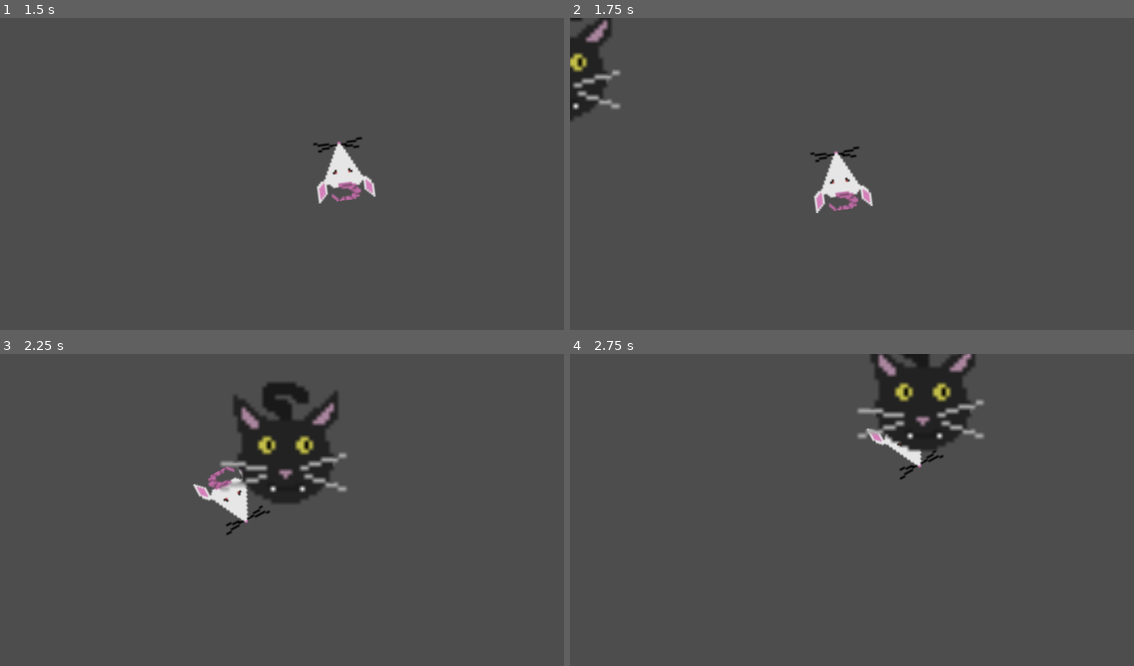
Above: before the commit, frames 1-4 (two rows, left to right).
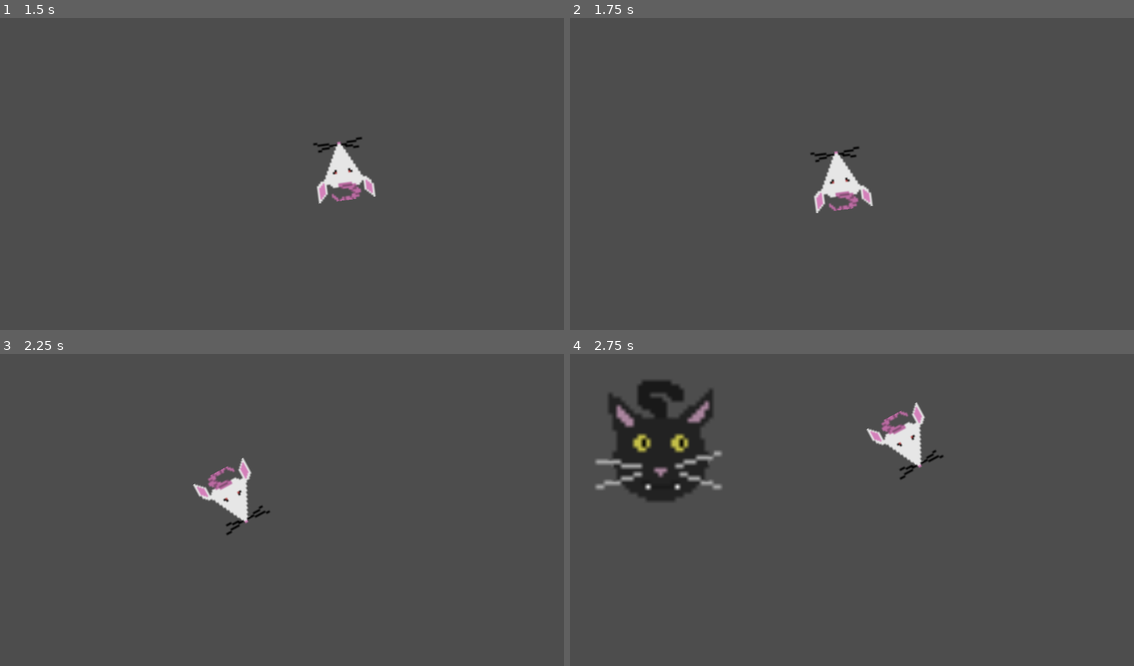
Above: after the commit, the same moments.

Repository: hg-game-dev/DodgeGame1
Game: Godot game, scene res://node_2d.tscn
The game is run twice, just before and just after one commit, with the same random seed, the same clock (stepped at 60 frames per second) and the same inputs.
Inputs (mouse positions are in pixels of both pictures, inside the frame that each line leads up to):
- Up to frame 1 (1.5 s): tap Enter at 0.5 s; move the mouse to (406, 161) at 0.52 s; press the mouse at (406, 161) at 0.53 s; move the mouse to (169, 192) at 1.27 s; release the mouse at (169, 192) at 1.28 s; click (169, 192) at 1.35 s
- Up to frame 2 (1.75 s): no input
- Up to frame 3 (2.25 s): move the mouse to (338, 441) at 2.02 s; press the mouse at (338, 441) at 2.03 s
- Up to frame 4 (2.75 s): no input

Frame 1 is identical in both runs. In frame 2, 1.6% of the frame differs, in the area x 0-10%, y 0-33%; in frame 3, 4.9%; in frame 4, 9.2%, in the area x 4-74%, y 0-48%.

Commit message:
Cheese Tokens added

Diff:
--- a/area_2d.gd
+++ b/area_2d.gd
@@ -1,71 +1,12 @@
 extends Area2D
 
-@export var rush_speed = 1500
-@export var retreat_speed := 350
-@export var min_delay := 1
-@export var max_delay := 3
-@export var safe_margin := 32
-@export var offscreen_margin := 120
-
-var delay_left := 0.0
-var state := 0
-var destination:= Vector2.ZERO
-var retreat_point := Vector2.ZERO
+@export var value := 1
 
 func _ready():
-
 	body_entered.connect(_on_body_entered)
-	monitoring = true
-	monitorable = true
-	delay_left = randf_range(min_delay,max_delay)
-	state = 0
-
-func _process(delta):
-	if state == 0:
-		delay_left -= delta
-		if delay_left <= 0.0:
-			destination = _random_onscreen_world_point()
-			state = 1
-
-	elif state == 1:
-		global_position = global_position.move_toward(destination, rush_speed * delta)
-		if global_position.distance_to(destination) <= 2:
-			retreat_point = _random_offscreen_world_point()
-			state = 2
-
-	elif state == 2:
-		global_position = global_position.move_toward(retreat_point, retreat_speed * delta)
-		if global_position.distance_to(retreat_point) <= 2.0:
-			delay_left = randf_range(min_delay,max_delay)
-			state = 0
-
-func _random_onscreen_world_point() -> Vector2:
-	var vp := get_viewport()
-	var r := vp.get_visible_rect()
-
-	var x := r.position.x + safe_margin + randf_range(0.0, r.size.x - safe_margin * 2)
-	var y := r.position.y + safe_margin + randf_range(0.0, r.size.y - safe_margin * 2)
-
-	return vp.get_canvas_transform().affine_inverse() * Vector2(x, y)
-
-func _random_offscreen_world_point() -> Vector2:
-	var vp := get_viewport()
-	var r := vp.get_visible_rect()
-
-	var left := r.position.x - offscreen_margin
-	var right := r.position.x + r.size.x + offscreen_margin
-	var top := r.position.y - offscreen_margin
-	var bottom := r.position.y + r.size.y + offscreen_margin
-
-	var p: Vector2
-	match randi() % 4:
-		0: p = Vector2(randf_range(left, right), top)
-		1: p = Vector2(randf_range(left, right), bottom)
-		2: p = Vector2(left, randf_range(top, bottom))
-		_: p = Vector2(right, randf_range(top, bottom))
-
-	return vp.get_canvas_transform().affine_inverse() * p
 
 func _on_body_entered(body):
 	if body.is_in_group("player"):
-		print("Caught!")
+		if body.has_method("add_tokens"):
+			body.add_tokens(value)
+		queue_free()
--- a/character_body_2d.gd
+++ b/character_body_2d.gd
@@ -3,6 +3,15 @@
 @export var speed = 600
 
 var target = position
+var tokens := 0
+
+func add_tokens(amount):
+	tokens += amount
+	print("Tokens:", tokens)
+
+func lose_tokens(amount):
+	tokens = max(tokens - amount, 0)
+	print("Tokens:", tokens)
 
 func _input(event):
 	if event.is_action_pressed(&"click"):
--- a/enemy.gd
+++ b/enemy.gd
@@ -68,4 +68,6 @@
 
 func _on_body_entered(body):
 	if body.is_in_group("player"):
+		if body.has_method("lose_tokens"):
+			body.lose_tokens(3)
 		print("Caught!")
--- a/node_2d.tscn
+++ b/node_2d.tscn
@@ -1,9 +1,11 @@
 [gd_scene format=3 uid="uid://dbbahygaarj06"]
 
 [ext_resource type="Script" uid="uid://cg8oicq4erbjo" path="res://character_body_2d.gd" id="2_0hol4"]
-[ext_resource type="Script" uid="uid://bqp8we72namh5" path="res://area_2d.gd" id="3_0hol4"]
+[ext_resource type="Script" uid="uid://dol84i7gdf7ns" path="res://enemy.gd" id="3_0hol4"]
 [ext_resource type="Texture2D" uid="uid://c2ejthfucpqpm" path="res://mouse.png" id="3_epypp"]
 [ext_resource type="Texture2D" uid="uid://bmcmmbg8hsgs2" path="res://cat_1.png" id="4_0hol4"]
+[ext_resource type="Script" uid="uid://duuc70rfke0ms" path="res://token.tscn.gd" id="5_kdubu"]
+[ext_resource type="Texture2D" uid="uid://3m8a5piwiw17" path="res://cheese.png" id="5_q6r6c"]
 
 [sub_resource type="CapsuleShape2D" id="CapsuleShape2D_0hol4"]
 radius = 41.0
@@ -11,6 +13,9 @@
 
 [sub_resource type="CircleShape2D" id="CircleShape2D_q6r6c"]
 radius = 10.542402
+
+[sub_resource type="RectangleShape2D" id="RectangleShape2D_kdubu"]
+size = Vector2(69, 75)
 
 [node name="Node" type="Node" unique_id=1102028357]
 
@@ -43,3 +48,18 @@
 [node name="CollisionShape2D" type="CollisionShape2D" parent="Enemy/Area2D" unique_id=258735405]
 position = Vector2(0.3513267, 2.4592867)
 shape = SubResource("CircleShape2D_q6r6c")
+
+[node name="Token" type="Node2D" parent="." unique_id=159292683]
+
+[node name="Area2D" type="Area2D" parent="Token" unique_id=1267787408]
+script = ExtResource("5_kdubu")
+
+[node name="Sprite2D" type="Sprite2D" parent="Token/Area2D" unique_id=469109551]
+position = Vector2(312.5, -390.75)
+scale = Vector2(3.7812505, 3.3593757)
+texture = ExtResource("5_q6r6c")
+
+[node name="CollisionShape2D" type="CollisionShape2D" parent="Token/Area2D" unique_id=1938529689]
+position = Vector2(312.5, -394.5)
+rotation = 1.5707964
+shape = SubResource("RectangleShape2D_kdubu")
--- /dev/null
+++ b/token.tscn.gd
@@ -0,0 +1,66 @@
+extends Area2D
+
+@export var value := 1
+@export var respawn_delay := 3.0
+@export var safe_margin := 32.0
+@export var min_distance_from_player := 96.0
+
+var collected := false
+var player: Node2D
+var spawn_id := 0
+
+func _ready():
+	body_entered.connect(_on_body_entered)
+	player = get_tree().get_first_node_in_group("player")
+	_respawn()
+
+func _on_body_entered(body):
+	if collected:
+		return
+	if body.is_in_group("player"):
+		collected = true
+		spawn_id += 1
+		if body.has_method("add_tokens"):
+			body.add_tokens(value)
+		hide()
+		monitoring = false
+		await get_tree().create_timer(respawn_delay).timeout
+		_respawn()
+
+func _respawn():
+	spawn_id += 1
+	var my_id := spawn_id
+	global_position = _random_valid_spawn_point()
+	show()
+	monitoring = true
+	collected = false
+	await get_tree().create_timer(respawn_delay).timeout
+	if collected:
+		return
+	if spawn_id != my_id:
+		return
+	hide()
+	monitoring = false
+	_respawn()
+
+func _random_valid_spawn_point() -> Vector2:
+
+	var tries := 12
+
+	while tries > 0:
+		var p := _random_onscreen_world_point()
+		if player == null:
+			return p
+		if p.distance_to(player.global_position) >= min_distance_from_player:
+			return p
+		tries -= 1
+	return _random_onscreen_world_point()
+
+func _random_onscreen_world_point() -> Vector2:
+	var vp := get_viewport()
+	var r := vp.get_visible_rect()
+
+	var x := r.position.x + safe_margin + randf_range(0.0, r.size.x - safe_margin * 2.0)
+	var y := r.position.y + safe_margin + randf_range(0.0, r.size.y - safe_margin * 2.0)
+
+	return vp.get_canvas_transform().affine_inverse() * Vector2(x, y)
Not shown, added: token.tscn.gd.uid
